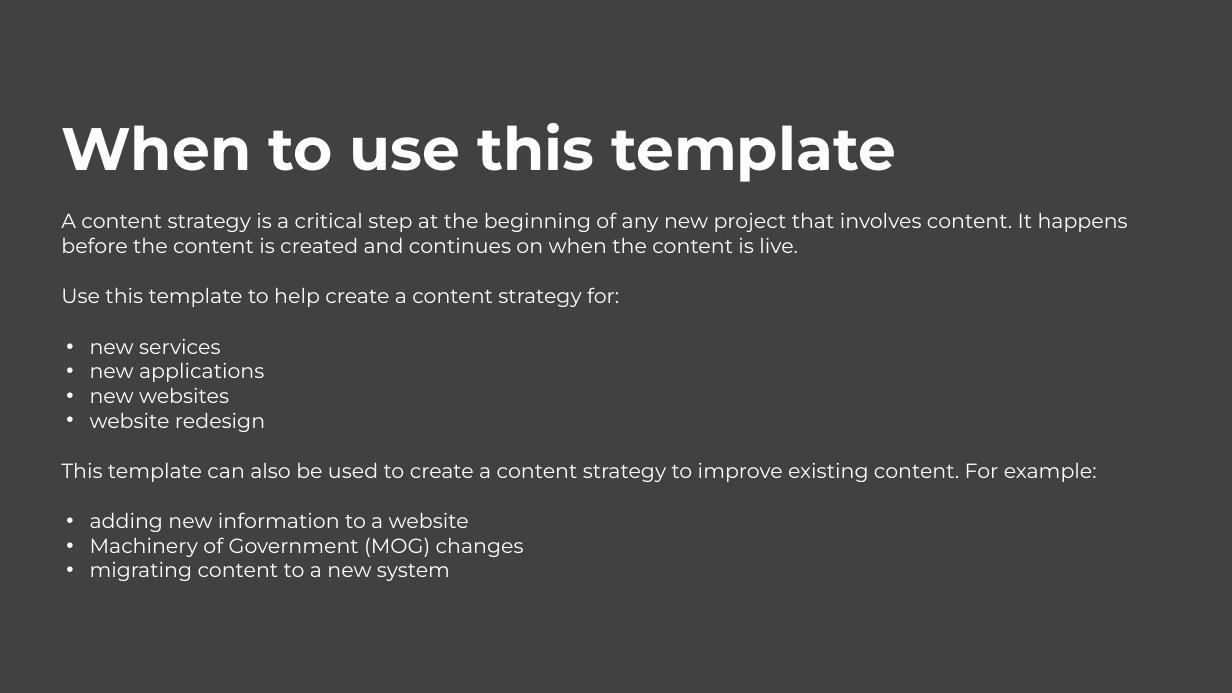
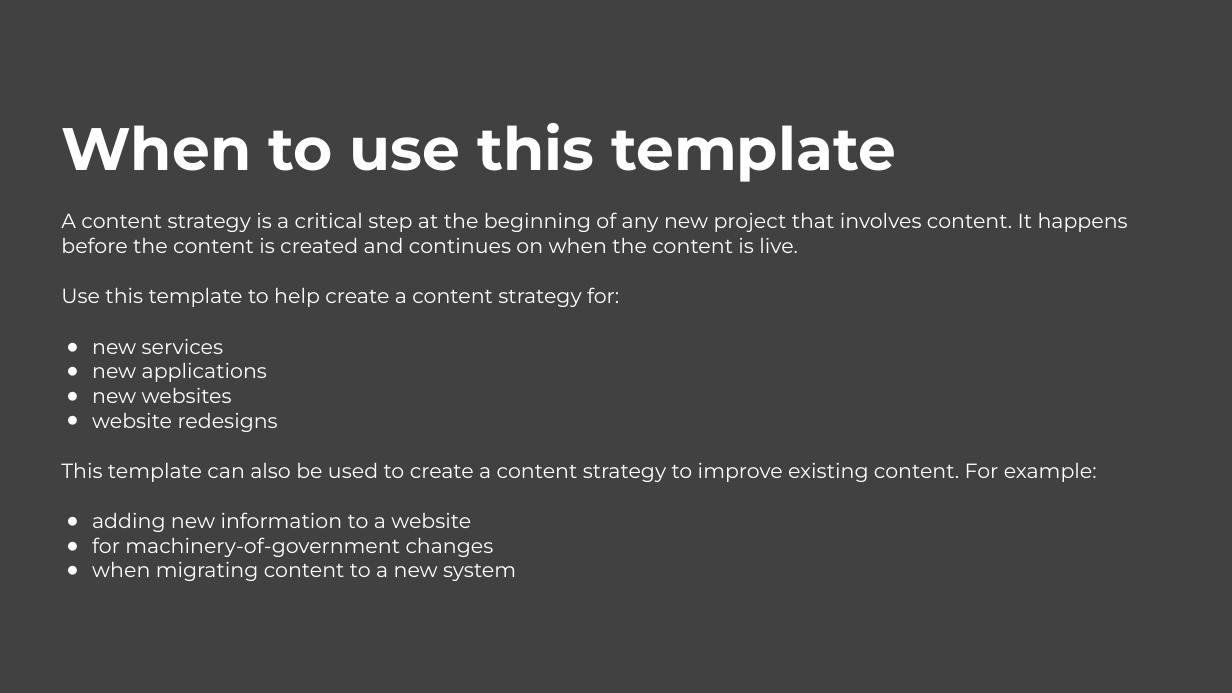
Before and after one commit to govau/service-manual, a slide deck: slide 3 of assets/files/content-strategy/content-strategy-template.pptx (slide 2 before the commit). Drawn at 1232x693 pixels with LibreOffice and Linux fonts; fonts in the diff are those of the drawing; background and template pictures are left out. Boxes give left, top, right and bottom in pixels: in the first picture for what was removed or moved away, otherwise in the second. Text is boxed around its words. In the diff, an @@ line names an element or a change of style, - is before the commit and + after.

Commit message:
Editorial QA - content strategy template (the template asset file)

```diff
--- a/assets/files/content-strategy/content-strategy-template.pptx
+++ b/assets/files/content-strategy/content-strategy-template.pptx
@@ title at bbox=[92, 339, 471, 532]: bullet • to ● @@
@@ title at bbox=[92, 413, 278, 432]: text changed @@
-• website redesign
+● website redesigns
@@ title at bbox=[92, 537, 516, 581]: text changed @@
-• Machinery of Government (MOG) changes
-• migrating content to a new system
+● for machinery-of-government changes
+● when migrating content to a new system
```
Also in this commit, not shown: 11 other slides changed, 6 slides added, 4 other files.
